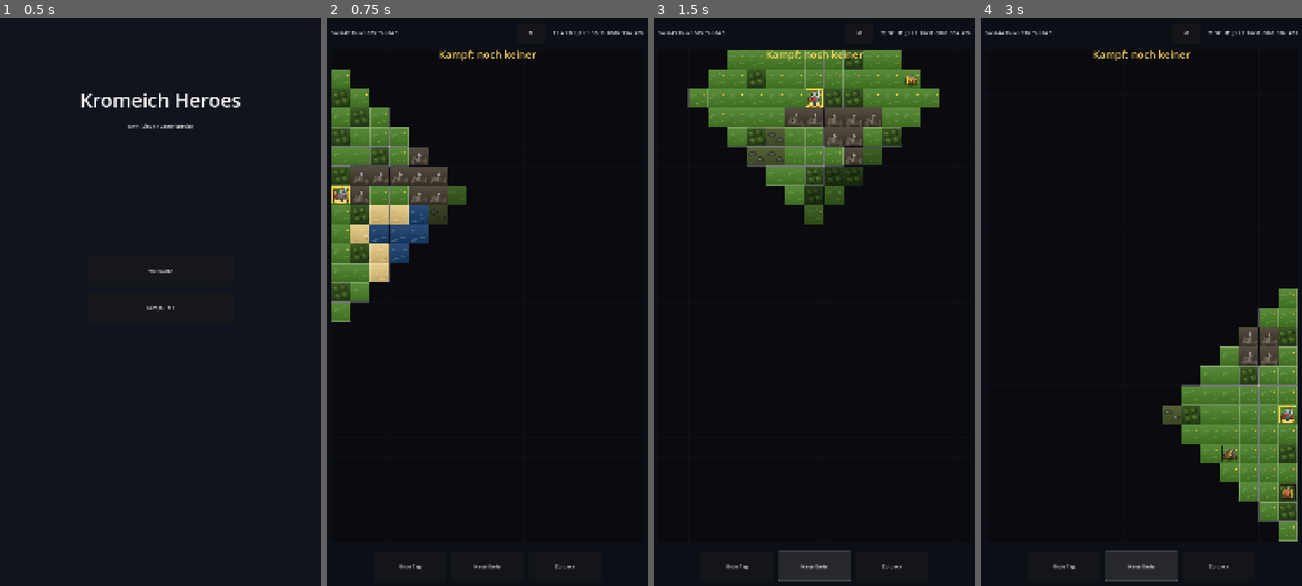
Above: before the commit, frames 1-4 (left to right).
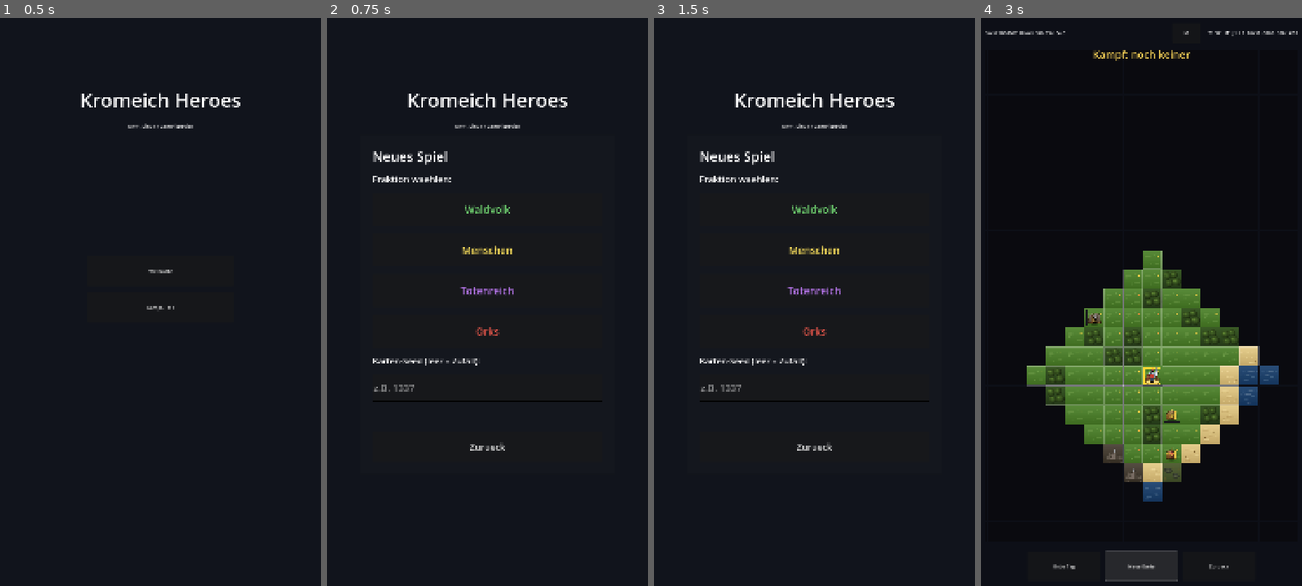
Above: after the commit, the same moments.

Repository: florianbrimmers-glitch/Kromeich-Partner
Game: Godot game, scene res://scenes/Main.tscn
Two runs of this game, one before a commit and one after it. Both use one fixed random seed, a clock stepped at 60 frames per second and the inputs below.
Inputs (mouse positions are in pixels of both pictures, inside the frame that each line leads up to):
- Up to frame 1 (0.5 s): no input
- Up to frame 2 (0.75 s): click "Weltkarte" at 0.5 s
- Up to frame 3 (1.5 s): click (814, 568) at 1.25 s, where only the run before the commit has a clickable "Neue Karte"
- Up to frame 4 (3 s): click (1141, 211) at 2 s, where only the run after the commit has a clickable "Waldvolk"; click "Neue Karte" at 2.75 s

Frame 1 is identical in both runs. In frame 2, 12% of the frame differs, in the area x 1-99%, y 2-98%; in frame 3, 16%; in frame 4, 23%, in the area x 4-99%, y 2-93%.

Commit message:
M2: Neues-Spiel-Dialog mit Fraktionswahl + Seed-Eingabe
- _start(seed, requested_faction=-1): 0..3 bevorzugt eine Startstadt
  der gewaehlten Fraktion (Staedte rotieren i%4, es gibt immer welche),
  -1 = Zufall wie bisher. Der RNG wird in beiden Zweigen identisch
  konsumiert, damit dieselbe Seed dieselbe Karte erzeugt, unabhaengig
  von der Fraktionswahl (im Test als Invariante verankert).
- Reroll/Neue-Karte behaelt die gewaehlte Fraktion (_seed+1, _player_faction).
- SaveManager.pending_new_game als Menue->WorldMap-Uebergabe (Muster
  von pending_load aus M1).
- MainController: "Weltkarte" oeffnet jetzt einen Neues-Spiel-Dialog -
  4 Fraktions-Buttons in Fraktionsfarben + Seed-LineEdit (leer =
  Zufalls-Seed aus Time-Ticks, virtuelle Zahlen-Tastatur auf Android).
  Main.tscn bleibt unangetastet (Panel dynamisch, wie Fortsetzen-Button).
- tools/test_new_game.gd: 4 Fraktionen x 3 Seeds headless (Fraktion
  gesetzt, Startstadt gehoert Fraktion, 1 Tag laeuft), Zufalls-Fraktion,
  Karten-Determinismus-Invariante. In game-ci.yml + Android-Test-Gate.
- CLAUDE.md: M2 -> FERTIG.

Diff:
--- a/game/scripts/core/SaveManager.gd
+++ b/game/scripts/core/SaveManager.gd
@@ -17,6 +17,8 @@
 
 # Vom Hauptmenue gesetzt, von WorldMapScreen._ready konsumiert.
 var pending_load: Dictionary = {}
+# Neues Spiel: {seed: int, faction: int 0..3 oder -1 fuer Zufall}.
+var pending_new_game: Dictionary = {}
 
 
 static func write_save(state: Dictionary, path: String = AUTOSAVE_PATH) -> Error:
--- a/game/scripts/ui/MainController.gd
+++ b/game/scripts/ui/MainController.gd
@@ -7,8 +7,20 @@
 
 const SaveLib := preload("res://scripts/core/SaveManager.gd")
 
+# Muss zur Reihenfolge in WorldMapScreen.FACTION_NAMES passen.
+const FACTIONS := ["Waldvolk", "Menschen", "Totenreich", "Orks"]
+const FACTION_COLORS := [
+	Color(0.45, 0.85, 0.45),
+	Color(0.95, 0.85, 0.35),
+	Color(0.70, 0.45, 0.90),
+	Color(0.95, 0.35, 0.30),
+]
+
 @export var worldmap_button_path: NodePath = ^"WorldMapBtn"
 @export var battle_button_path: NodePath   = ^"BattleBtn"
+
+var _new_game_panel: Panel
+var _seed_edit: LineEdit
 
 func _ready() -> void:
 	var wbtn := get_node_or_null(worldmap_button_path) as Button
@@ -48,7 +60,104 @@
 	get_tree().change_scene_to_file("res://scenes/WorldMap.tscn")
 
 func _on_worldmap_pressed() -> void:
-	get_tree().change_scene_to_file("res://scenes/WorldMap.tscn")
+	# "Weltkarte" oeffnet jetzt den Neues-Spiel-Dialog (Fraktion + Seed)
+	# statt sofort zu starten.
+	if _new_game_panel == null:
+		_build_new_game_panel()
+	_new_game_panel.visible = true
 
 func _on_battle_pressed() -> void:
 	get_tree().change_scene_to_file("res://scenes/Battle.tscn")
+
+
+# --- Neues-Spiel-Dialog (M2): Fraktionswahl + Seed ---
+
+func _build_new_game_panel() -> void:
+	var panel := Panel.new()
+	panel.visible = false
+	panel.anchor_left = 0.5
+	panel.anchor_top = 0.5
+	panel.anchor_right = 0.5
+	panel.anchor_bottom = 0.5
+	panel.offset_left = -420
+	panel.offset_top = -560
+	panel.offset_right = 420
+	panel.offset_bottom = 560
+	add_child(panel)
+	_new_game_panel = panel
+
+	var bg := ColorRect.new()
+	bg.color = Color(0.08, 0.09, 0.12, 1.0)
+	bg.anchor_right = 1.0
+	bg.anchor_bottom = 1.0
+	bg.mouse_filter = Control.MOUSE_FILTER_IGNORE
+	panel.add_child(bg)
+
+	var vb := VBoxContainer.new()
+	vb.anchor_right = 1.0
+	vb.anchor_bottom = 1.0
+	vb.offset_left = 40
+	vb.offset_top = 40
+	vb.offset_right = -40
+	vb.offset_bottom = -40
+	vb.add_theme_constant_override("separation", 24)
+	panel.add_child(vb)
+
+	var title := Label.new()
+	title.text = "Neues Spiel"
+	title.add_theme_font_size_override("font_size", 44)
+	vb.add_child(title)
+
+	var flabel := Label.new()
+	flabel.text = "Fraktion waehlen:"
+	flabel.add_theme_font_size_override("font_size", 30)
+	vb.add_child(flabel)
+
+	for fid in range(FACTIONS.size()):
+		var fbtn := Button.new()
+		fbtn.text = String(FACTIONS[fid])
+		fbtn.custom_minimum_size = Vector2(0, 110)
+		fbtn.add_theme_font_size_override("font_size", 34)
+		fbtn.add_theme_color_override("font_color", FACTION_COLORS[fid])
+		fbtn.pressed.connect(_on_faction_chosen.bind(fid))
+		vb.add_child(fbtn)
+
+	var slabel := Label.new()
+	slabel.text = "Karten-Seed (leer = Zufall):"
+	slabel.add_theme_font_size_override("font_size", 28)
+	vb.add_child(slabel)
+
+	_seed_edit = LineEdit.new()
+	_seed_edit.placeholder_text = "z.B. 1337"
+	_seed_edit.custom_minimum_size = Vector2(0, 90)
+	_seed_edit.add_theme_font_size_override("font_size", 32)
+	# Nur Ziffern sinnvoll; Godot-virtuelle Tastatur auf Zahlen stellen.
+	_seed_edit.virtual_keyboard_type = LineEdit.KEYBOARD_TYPE_NUMBER
+	vb.add_child(_seed_edit)
+
+	var spacer := Control.new()
+	spacer.size_flags_vertical = Control.SIZE_EXPAND_FILL
+	vb.add_child(spacer)
+
+	var close_btn := Button.new()
+	close_btn.text = "Zurueck"
+	close_btn.custom_minimum_size = Vector2(0, 100)
+	close_btn.add_theme_font_size_override("font_size", 30)
+	close_btn.pressed.connect(func() -> void: _new_game_panel.visible = false)
+	vb.add_child(close_btn)
+
+
+func _on_faction_chosen(fid: int) -> void:
+	var seed_val: int = 0
+	var txt: String = _seed_edit.text.strip_edges() if _seed_edit != null else ""
+	if txt.is_valid_int():
+		seed_val = txt.to_int()
+	else:
+		# Zufalls-Seed aus der Uhr; positiv halten fuer Anzeige/Eingabe.
+		seed_val = int(Time.get_ticks_usec()) % 1000000000
+		if seed_val <= 0:
+			seed_val = 42
+	var sm := get_node_or_null(^"/root/SaveManager")
+	if sm != null:
+		sm.pending_new_game = {"seed": seed_val, "faction": fid}
+	get_tree().change_scene_to_file("res://scenes/WorldMap.tscn")
--- a/game/scripts/ui/WorldMapScreen.gd
+++ b/game/scripts/ui/WorldMapScreen.gd
@@ -299,10 +299,16 @@
 			return
 		# Korruptes Save: normal starten statt crashen.
 		_set_status("Laden fehlgeschlagen - neues Spiel")
+	# Neues Spiel mit Wunsch-Fraktion/-Seed aus dem Hauptmenue (M2)?
+	if sm != null and not (sm.pending_new_game as Dictionary).is_empty():
+		var ng: Dictionary = sm.pending_new_game
+		sm.pending_new_game = {}
+		_start(int(ng.get("seed", _seed)), int(ng.get("faction", -1)))
+		return
 	_start(_seed)
 
 
-func _start(seed_value: int) -> void:
+func _start(seed_value: int, requested_faction: int = -1) -> void:
 	_set_status("STEP 3: generiere seed=%d" % seed_value)
 	_seed = seed_value
 	_game_won = false
@@ -501,7 +507,24 @@
 	var player_start_idx: int = -1
 	_player_faction = 1
 	if _cities.size() > 0:
-		player_start_idx = rng.next_int(0, _cities.size() - 1)
+		# Fraktionswahl (M2): requested_faction 0..3 bevorzugt eine Stadt
+		# dieser Fraktion (Staedte rotieren i % 4, es gibt also immer
+		# welche). -1 = Zufall (bisheriges Verhalten). Der RNG wird in
+		# beiden Zweigen konsumiert, damit der Rest der Generierung
+		# fuer denselben Seed deterministisch bleibt, egal ob/was
+		# gewaehlt wurde.
+		var roll: int = rng.next_int(0, _cities.size() - 1)
+		if requested_faction >= 0:
+			var candidates: Array = []
+			for ci in range(_cities.size()):
+				if int(_cities[ci]["faction"]) == requested_faction:
+					candidates.append(ci)
+			if candidates.is_empty():
+				player_start_idx = roll
+			else:
+				player_start_idx = candidates[roll % candidates.size()]
+		else:
+			player_start_idx = roll
 		_cities[player_start_idx]["owner"] = OWNER_HERO
 		_cities[player_start_idx]["garrison"] = 0
 		spawn = _cities[player_start_idx]["pos"]
@@ -2094,7 +2117,7 @@
 func _on_victory_new_map() -> void:
 	_victory_panel.visible = false
 	_game_won = false
-	_start(_seed + 1)
+	_start(_seed + 1, _player_faction)
 
 
 func _build_city_screen() -> void:
@@ -2821,7 +2844,7 @@
 
 
 func _on_reroll() -> void:
-	_start(_seed + 1)
+	_start(_seed + 1, _player_faction)
 
 
 func _on_back() -> void:
--- /dev/null
+++ b/game/tools/test_new_game.gd
@@ -0,0 +1,71 @@
+extends SceneTree
+
+# Headless-Test fuer M2 (Fraktionswahl + Seed):
+#
+#   godot --headless --path game/ --script tools/test_new_game.gd
+#
+# 4 Fraktionen x 3 Seeds: WorldMap starten mit Wunsch-Fraktion, pruefen
+# dass _player_faction stimmt, die Startstadt der Fraktion gehoert und
+# ein simulierter Tag ohne Fehler durchlaeuft. Zusaetzlich: Zufalls-
+# Fraktion (-1) startet weiterhin, und derselbe Seed liefert dieselbe
+# Karte unabhaengig von der Fraktionswahl (Determinismus-Invariante).
+
+var _fails: int = 0
+
+
+func _init() -> void:
+	var scene := load("res://scenes/WorldMap.tscn") as PackedScene
+	var wm := scene.instantiate()
+	root.add_child(wm)
+	await process_frame
+
+	var owner_hero: int = wm.get("OWNER_HERO") if wm.get("OWNER_HERO") != null else 0
+
+	for fid in range(4):
+		for seed_val in [11, 4711, 987654]:
+			wm.call("_start", seed_val, fid)
+			var got_faction: int = wm.get("_player_faction")
+			_check(got_faction == fid,
+				"Fraktion %d/Seed %d: _player_faction == %d (ist %d)" % [fid, seed_val, fid, got_faction])
+			var start_city_ok := false
+			for c in (wm.get("_cities") as Array):
+				if int(c["owner"]) == owner_hero:
+					start_city_ok = int(c["faction"]) == fid
+					break
+			_check(start_city_ok, "Fraktion %d/Seed %d: Startstadt gehoert Fraktion" % [fid, seed_val])
+			wm.call("_on_end_turn")
+			await process_frame
+
+	# Zufalls-Fraktion (-1): startet und hat irgendeine gueltige Fraktion.
+	wm.call("_start", 11, -1)
+	var f_rand: int = wm.get("_player_faction")
+	_check(f_rand >= 0 and f_rand <= 3, "Zufalls-Fraktion liefert 0..3 (ist %d)" % f_rand)
+
+	# Determinismus: gleicher Seed -> gleiche Stadt-Positionen, egal ob
+	# Fraktion 0 oder 3 gewaehlt wurde.
+	wm.call("_start", 2024, 0)
+	var pos_a: Array = []
+	for c in (wm.get("_cities") as Array):
+		pos_a.append(c["pos"])
+	wm.call("_start", 2024, 3)
+	var pos_b: Array = []
+	for c in (wm.get("_cities") as Array):
+		pos_b.append(c["pos"])
+	_check(str(pos_a) == str(pos_b), "Seed 2024: Stadt-Layout unabhaengig von Fraktionswahl")
+
+	wm.queue_free()
+	await process_frame
+
+	print("")
+	if _fails == 0:
+		print("Neues-Spiel-Tests: ALLE CHECKS GRUEN")
+		quit(0)
+	else:
+		print("Neues-Spiel-Tests: %d CHECK(S) ROT" % _fails)
+		quit(1)
+
+
+func _check(cond: bool, msg: String) -> void:
+	if not cond:
+		_fails += 1
+	print(("[OK]   " if cond else "[FAIL] ") + msg)
Not shown, changed: .github/workflows/game-android-build.yml
Not shown, changed: .github/workflows/game-ci.yml
Not shown, changed: game/CLAUDE.md
